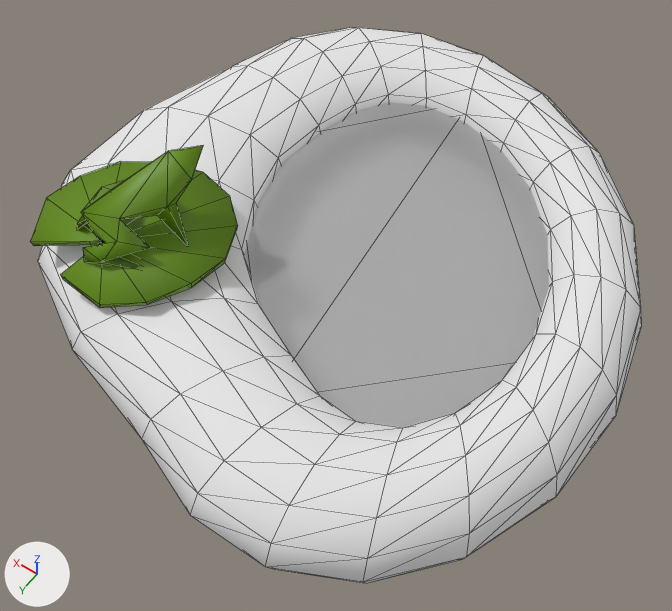
One commit to the glTF model client/models/buildings/frogPond.glb: the scene before it, then after it.
The view is the same before and after, from a 50 mm camera at (-2.61, 3.0, 4.48) aimed at (-0.59, 0.16, 0.02). Every picture has the same lights, and +X, +Y and +Z are marked at lower left. Mesh edges are drawn as thin lines. Where no turn or scale is listed for an object, it has been applied to the vertices. Vertices at the same position are counted once.

Objects in the first picture: 'Circle.001', 'nenufar', 'rana60.001'.
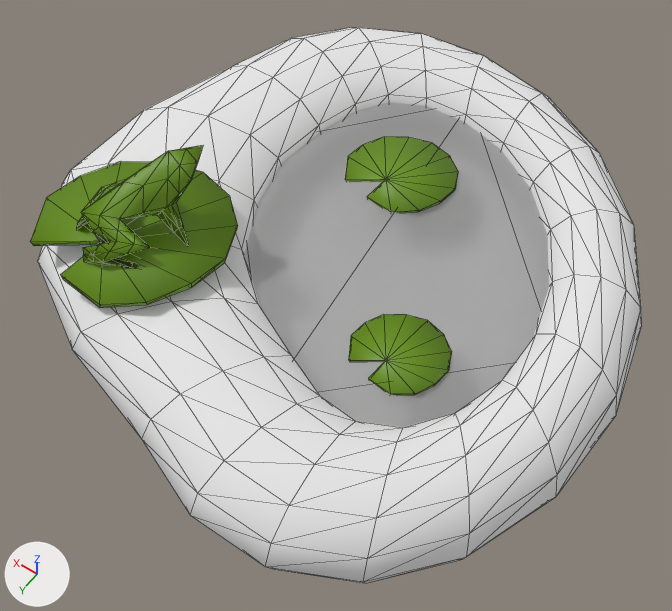
The newer file is also turned or shifted as a whole; pictures and numbers use the older file's frame.

Edits to the scene script, one JSON object a line:
```json
{"block": "me_cube_000", "where": "# used by ob_rana60_001; location = (0.638, 0.846, 0.399)"}
{"op": "remove", "block": "me_cube_000", "code": "me_cube_000.from_pydata(...)  # 32 vertices, 60 faces; spans x -0.472..0.185, y -0.582..0.152, z 0.004..0.573"}
{"op": "add", "block": "me_cube_000", "code": "me_cube_000.from_pydata(...)  # 122 vertices, 240 faces; spans x -0.472..0.185, y -0.582..0.152, z 0.004..0.573"}
{"block": "me_cube_000", "change": "me_cube_000 part 1"}
{"block": "me_cube_000", "change": "60 faces are deleted"}
{"block": "me_cube_000", "change": "90 vertices are added at x -0.425..0.173, y -0.573..0.139, z 0.017..0.564"}
{"block": "me_cube_000", "change": "240 new faces join them"}
{"op": "add", "block": "me_circle_005", "code": ["me_circle_005 = bpy.data.meshes.new('Circle.005')", "me_circle_005.from_pydata(...)  # 28 vertices, 52 faces; spans x -0.448..0.297, y -0.296..0.404, z -0.039..0.026", "me_circle_005.materials.append(mat_jade)  # green #648f00"]}
{"op": "add", "block": "me_circle_004", "code": ["me_circle_004 = bpy.data.meshes.new('Circle.004')", "me_circle_004.from_pydata(...)  # 28 vertices, 52 faces; spans x -0.348..0.231, y -0.23..0.314, z -0.031..0.02", "me_circle_004.materials.append(mat_jade)  # green #648f00"]}
{"op": "add", "block": "ob_nenufar_002", "code": ["ob_nenufar_002 = bpy.data.objects.new('nenufar.002', me_circle_005)", "ob_nenufar_002.location = (-0.291, -0.963, 0.192)"]}
{"op": "add", "block": "ob_nenufar_001", "code": ["ob_nenufar_001 = bpy.data.objects.new('nenufar.001', me_circle_004)", "ob_nenufar_001.location = (-1.09, 0.271, 0.189)"]}
```

Location of each change, (x1, y1, x2, y2) in pixels of the pictures (672 x 611 px):
```json
{"object": "nenufar.002", "change": "added", "after": [345, 137, 458, 213], "on screen": "green"}
{"object": "nenufar.001", "change": "added", "after": [349, 314, 452, 395], "on screen": "green"}
{"part": 1, "of": "me_cube_000", "change": "built on", "before": [77, 146, 203, 269], "after": [77, 146, 203, 269]}
```
